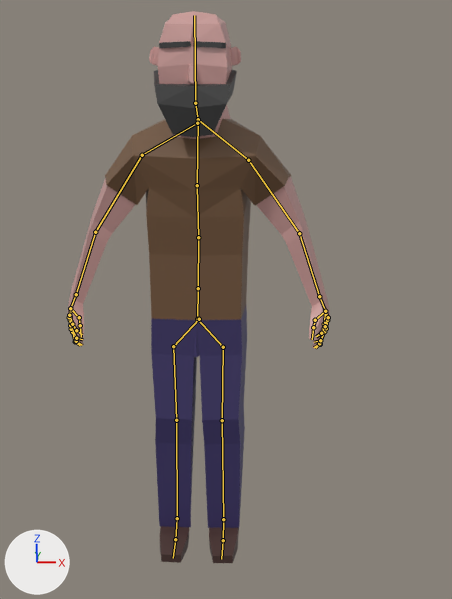
The Blender file Models/character.blend: old version first, new version second.
One viewpoint serves both versions: the file's camera 'Camera'. Every picture has the same lights, and +X, +Y and +Z are marked at lower left. The bones that bend it are drawn over the model as lines.
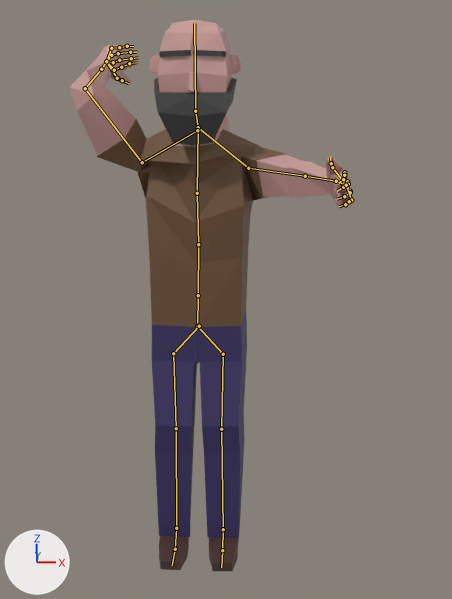
The newer file adds an action. The first version stands in its rest pose; the second is drawn at frame 10 of the action 'ToolOnBack'.

What differs and where, as boxes [x1, y1, x2, y2] in the pictures (452 x 599 px):
'Cube', posed (9% wider): before [68, 11, 330, 563]; after [69, 20, 354, 571]
bone 'Bone', root to tip: before (197, 319) to (198, 288); after (197, 326) to (198, 295)
bone 'Bone.006', root to tip: before (248, 160) to (299, 233); after (248, 168) to (305, 176)
bone 'Bone.029', root to tip: before (142, 155) to (95, 232); after (142, 162) to (85, 88)
bone 'Bone.030', root to tip: before (95, 232) to (76, 294); after (85, 88) to (101, 69)
bone 'Bone.031', root to tip: before (76, 294) to (70, 308); after (101, 69) to (106, 61)
bone 'Bone.056', root to tip: before (197, 319) to (223, 347); after (197, 326) to (223, 354)
bone 'Bone.057', root to tip: before (223, 347) to (222, 420); after (223, 354) to (221, 429)
bone 'Bone.058', root to tip: before (222, 420) to (223, 519); after (221, 429) to (223, 529)
bone 'Bone.061', root to tip: before (199, 319) to (173, 346); after (199, 326) to (173, 353)
bone 'Bone.062', root to tip: before (173, 346) to (176, 420); after (173, 353) to (176, 428)
bone 'Bone.063', root to tip: before (176, 420) to (177, 518); after (176, 428) to (176, 528)
bone 'Bone.065', root to tip: before (175, 539) to (173, 558); after (175, 549) to (172, 565)

What the commit changed:
Bone 'Bone' (bone_bone) moves from (0.0, 0.0, 0.0) to (0.001, -0.046, -0.001).
Bone 'Bone.006' (bone_bone_006) moves from (0.0, 0.0, 0.0) to (0.015, -0.014, -0.003).
Bone 'Bone.006' (bone_bone_006) turns from (0, 0, 0) to (-59, -61, -10) degrees about its own x, y and z.
Bone 'Bone.029' (bone_bone_029) moves from (0.0, 0.0, 0.0) to (0.001, 0.015, 0.014).
Bone 'Bone.029' (bone_bone_029) turns from (0, 0, 0) to (-121, -24, -89) degrees about its own x, y and z.
Bone 'Bone.030' (bone_bone_030) turns from (0, 0, 0) to (-87, -24, -20) degrees about its own x, y and z.
Bone 'Bone.031' (bone_bone_031) turns from (0, 0, 0) to (8, 37, -8) degrees about its own x, y and z.
Bone 'Bone.056' (bone_bone_056) moves from (0.0, 0.0, 0.0) to (-0.024, 0.034, -0.019).
Bone 'Bone.057' (bone_bone_057) turns from (0, 0, 0) to (-4, 0, 0) degrees about its own x, y and z.
Bone 'Bone.058' (bone_bone_058) turns from (0, 0, 0) to (2, 0, 0) degrees about its own x, y and z.
Bone 'Bone.061' (bone_bone_061) moves from (0.0, 0.0, 0.0) to (0.018, 0.034, 0.025).
Bone 'Bone.062' (bone_bone_062) turns from (0, 0, 0) to (-4, 0, 0) degrees about its own x, y and z.
Bone 'Bone.063' (bone_bone_063) turns from (0, 0, 0) to (4, 0, 0) degrees about its own x, y and z.
Bone 'Bone.065' (bone_bone_065) turns from (0, 0, 0) to (-5, 0, 0) degrees about its own x, y and z.
